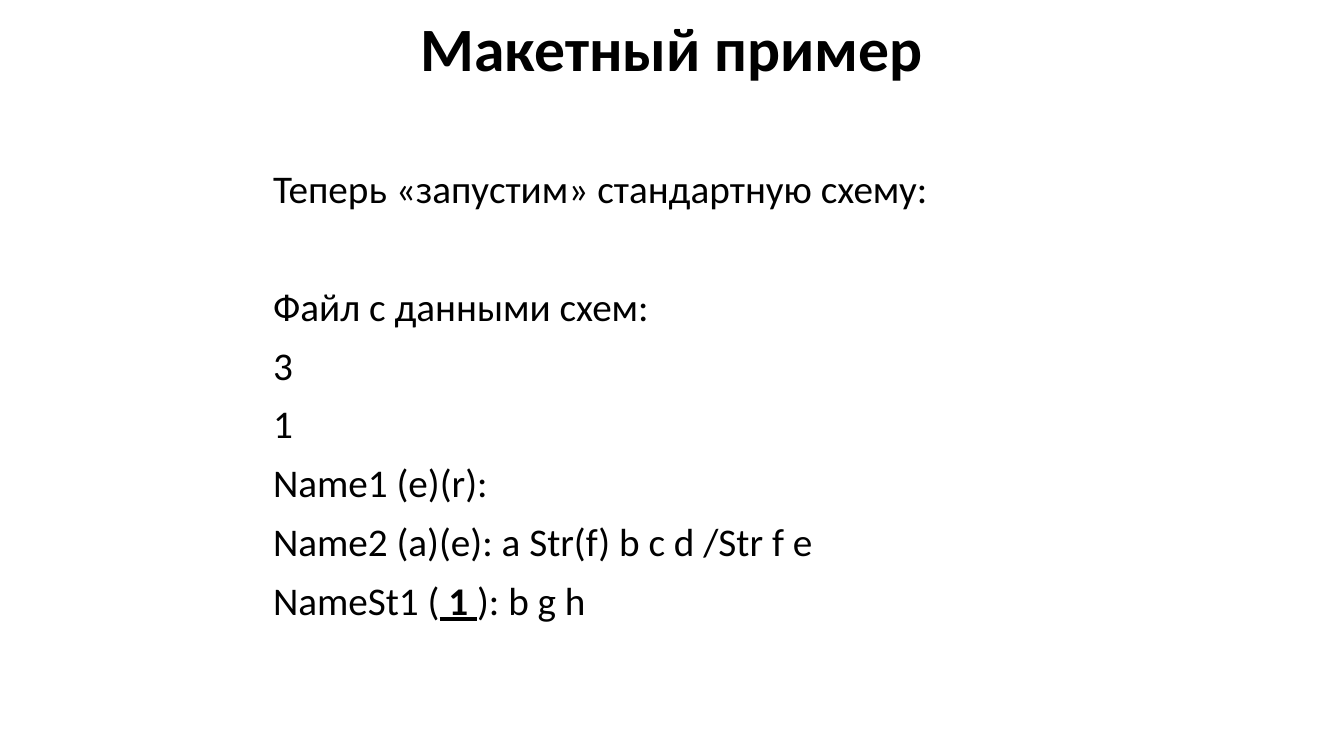
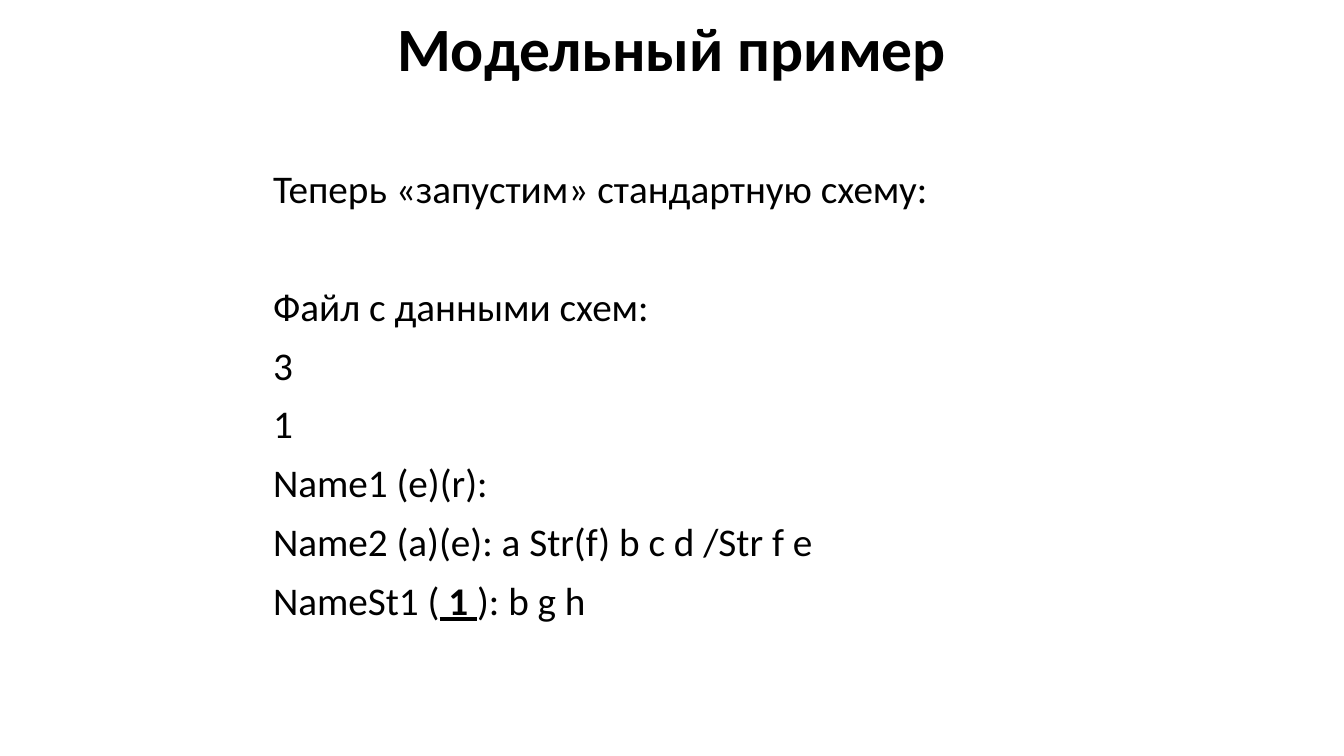
Before and after one commit to GooDgRaF/Bachelor_diplom, a slide deck: slide 19 of Диплом/Презентация ВКР.pptx (slide 16 before the commit). Drawn at 1344x756 pixels with LibreOffice and Linux fonts; fonts in the diff are those of the drawing; background and template pictures are left out. Boxes give left, top, right and bottom in pixels: in the first picture for what was removed or moved away, otherwise in the second. Text is boxed around its words. In the diff, an @@ line names an element or a change of style, - is before the commit and + after.

```diff
--- a/Диплом/Презентация ВКР.pptx
+++ b/Диплом/Презентация ВКР.pptx
@@ text at (397,29,946,81): text changed @@
-Макетный пример
+Модельный пример
```
Also in this commit, not shown: 4 other slides changed, 6 slides added, 1 slide removed, 18 other files.
